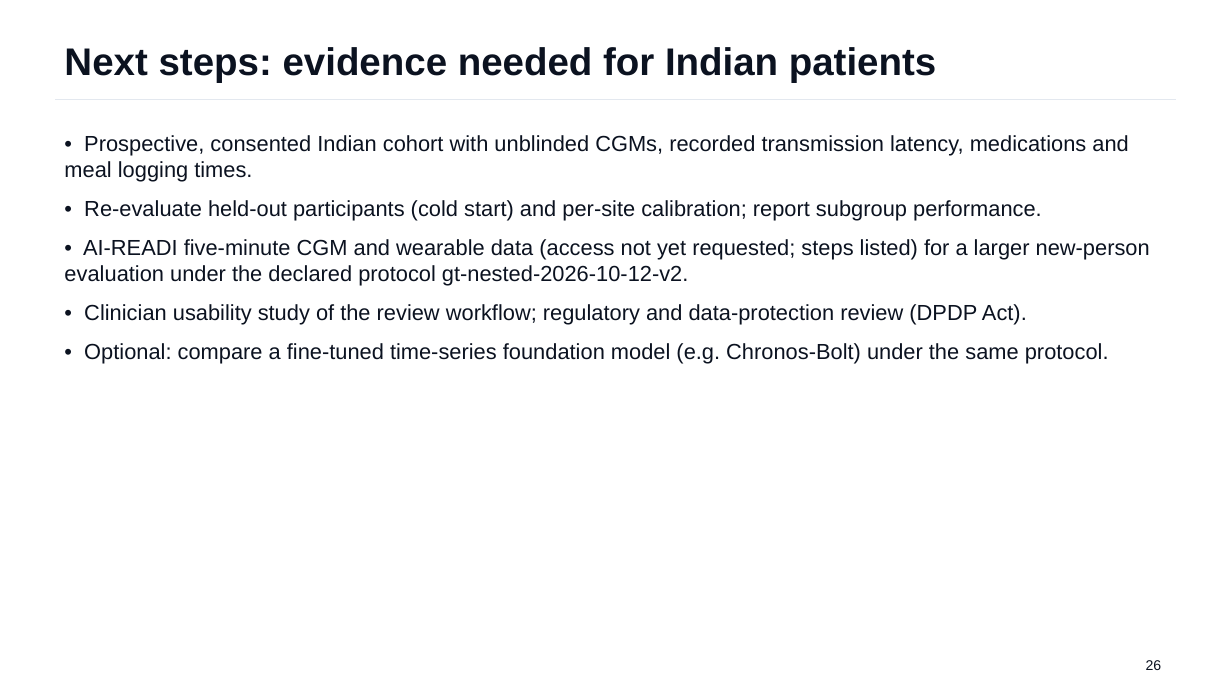
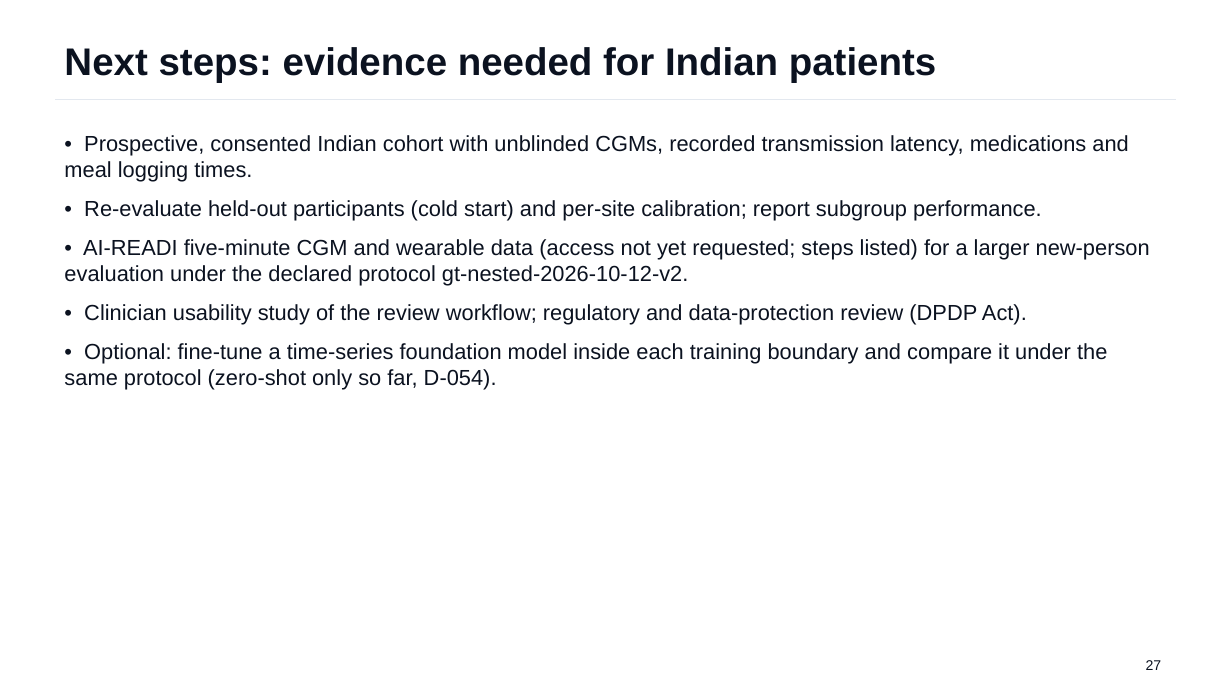
Before and after one commit to Avi36005/DigitalTwin-Challenge-Kryptonite, a slide deck: slide 27 of docs/submission/GlucoTwin_Presentation.pptx (slide 26 before the commit). Drawn at 1232x693 pixels with LibreOffice and Linux fonts; fonts in the diff are those of the drawing. Boxes give left, top, right and bottom in pixels: in the first picture for what was removed or moved away, otherwise in the second. Text is boxed around its words. In the diff, an @@ line names an element or a change of style, - is before the commit and + after.

```diff
--- a/docs/submission/GlucoTwin_Presentation.pptx
+++ b/docs/submission/GlucoTwin_Presentation.pptx
@@ text at (x1=64, y1=343, x2=1107, y2=390): text changed @@
-• Optional: compare a fine-tuned time-series foundation model (e.g. Chronos-Bolt) under the same protocol.
+• Optional: fine-tune a time-series foundation model inside each training boundary and compare it under the same protocol (zero-shot only so far, D-054).
@@ text at (x1=1146, y1=660, x2=1162, y2=670): text changed @@
-26
+27
```
Also in this commit, not shown: 6 other slides changed, 1 slide added, 3 other files.
